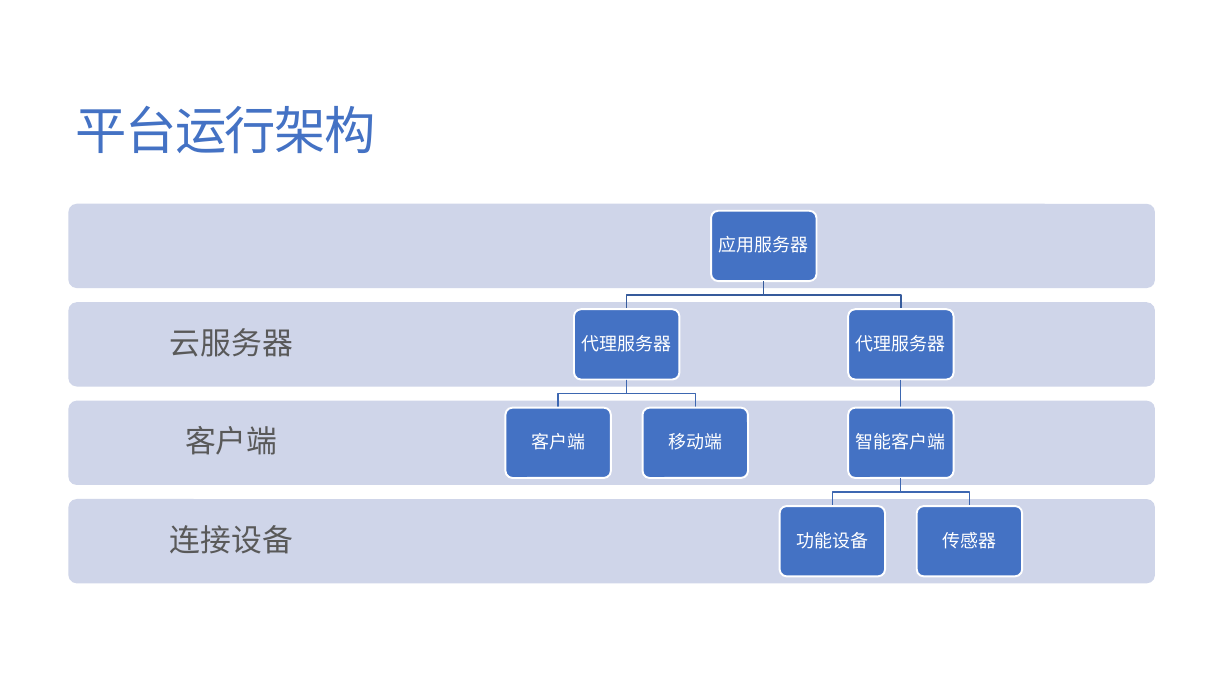
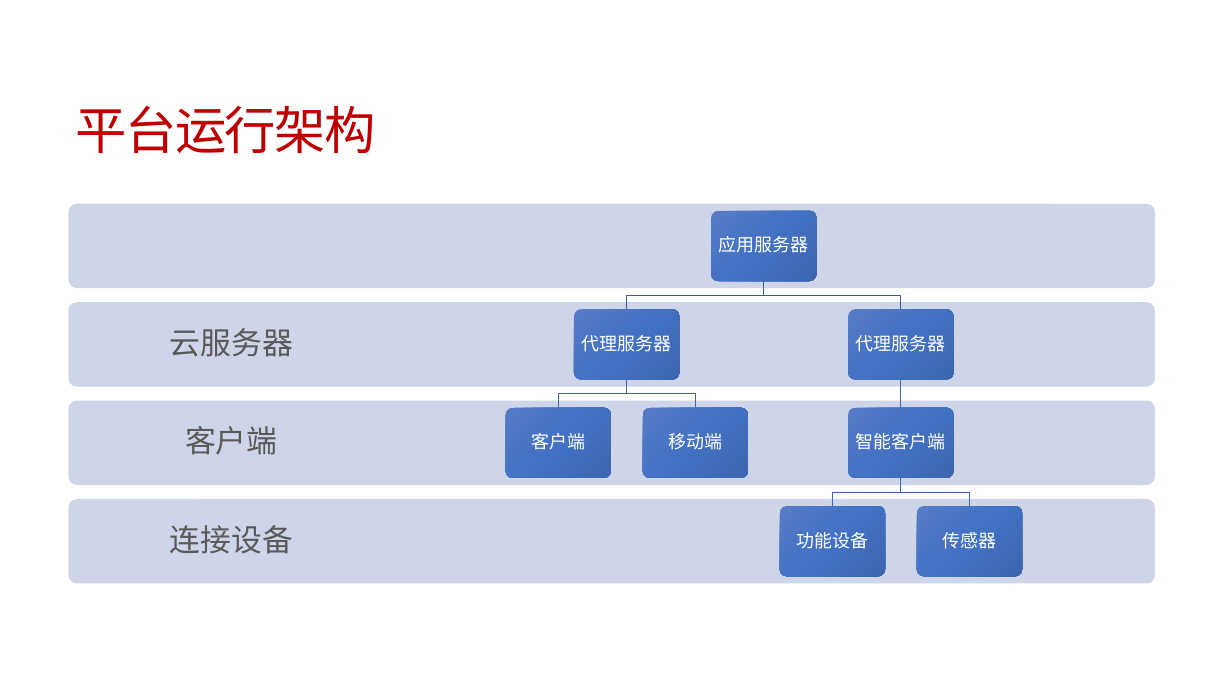
Before and after one commit to jzgi/chainsmart, a slide deck: slide 12 of Docs/品链供销平台.pptx. Drawn at 1232x693 pixels with LibreOffice and Linux fonts; fonts in the diff are those of the drawing. Boxes give left, top, right and bottom in pixels: in the first picture for what was removed or moved away, otherwise in the second. Text is boxed around its words. In the diff, an @@ line names an element or a change of style, - is before the commit and + after.

```diff
--- a/Docs/品链供销平台.pptx
+++ b/Docs/品链供销平台.pptx
@@ title "平台运行架构" at (76,106,376,154): text colour #4472C4 to #C00000 @@
@@ freeform shape at (627,281,763,309): outline #365B9D 1 pt to #365B9D 0.75 pt @@
@@ freeform shape at (764,281,901,309): outline #365B9D 1 pt to #365B9D 0.75 pt @@
@@ outline #3E67B2 1 pt to #3E67B2 0.75 pt in 5 elements at (558,380,627,408), (627,380,695,408), (897,380,906,408), (833,478,901,506), (901,478,970,506) @@
@@ fill #4472C4 to gradient #587DC8 to #4472C4 to #3D66B0; outline #FFFFFF 1.5 pt to none in 8 elements at (712,211,817,281), (574,310,679,380), (506,408,611,478), (642,408,748,478), (848,310,954,380), (848,408,954,478), (780,506,885,577), (917,506,1022,577) @@
```
Also in this commit, not shown: 5 other slides changed, 2 slides added, 1 slide removed, 34 other files.
